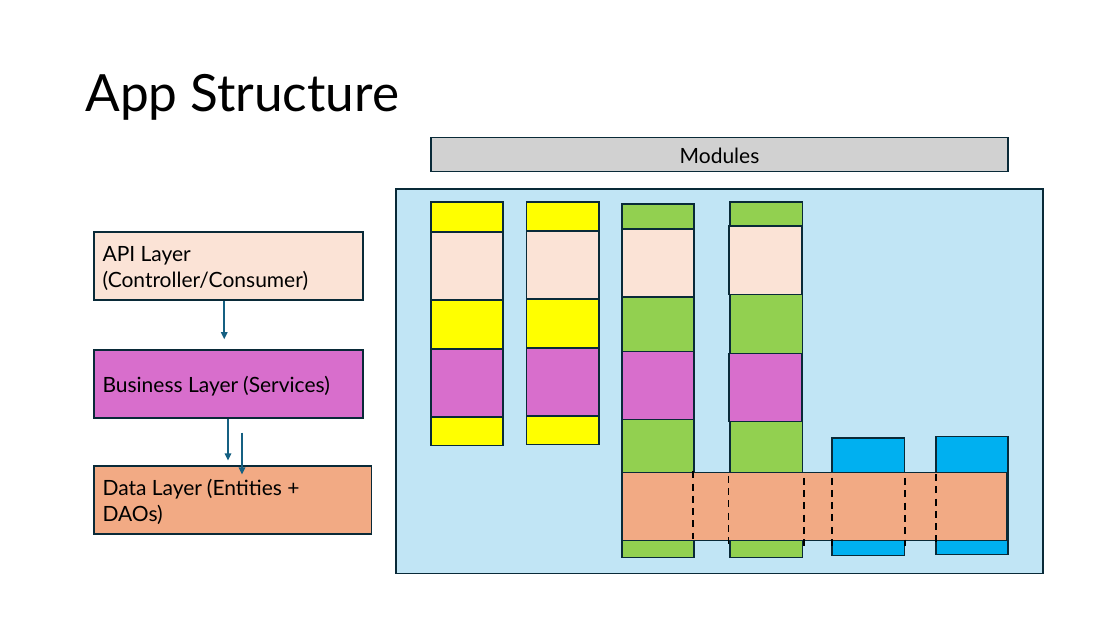
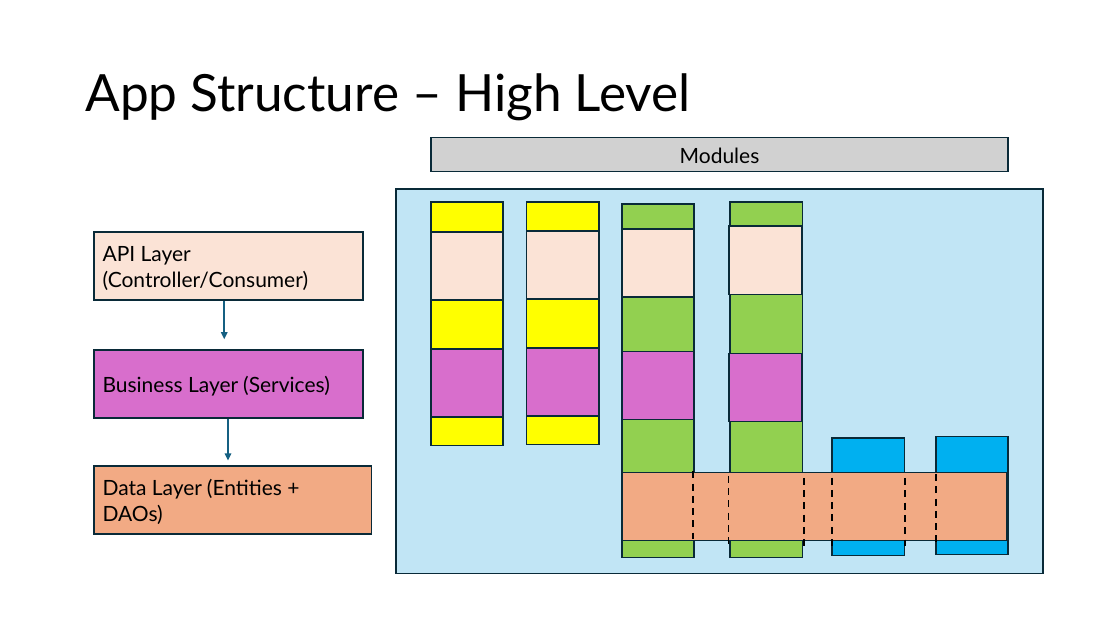
Before and after one commit to choresh/nestnet, a slide deck: slide 3 of NestNet.pptx. Drawn at 1120x630 pixels with LibreOffice and Linux fonts; fonts in the diff are those of the drawing. Boxes give left, top, right and bottom in pixels: in the first picture for what was removed or moved away, otherwise in the second. Text is boxed around its words. In the diff, an @@ line names an element or a change of style, - is before the commit and + after.

```diff
--- a/NestNet.pptx
+++ b/NestNet.pptx
@@ title at [85, 73, 691, 120]: text changed @@
-App Structure
+App Structure – High Level
@@ arrow removed from (242, 433) to (242, 475) @@
```
Also in this commit, not shown: 1 slide added.
